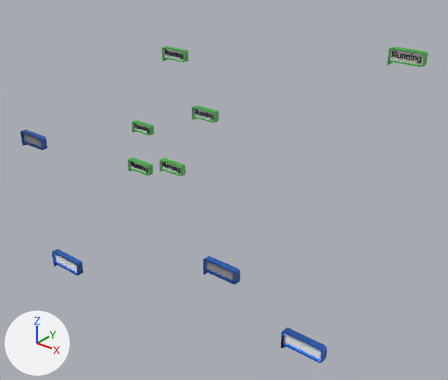
One commit to the glTF model src/assets/glb/laboratory/pop_up_games.glb: the scene before it, then after it.
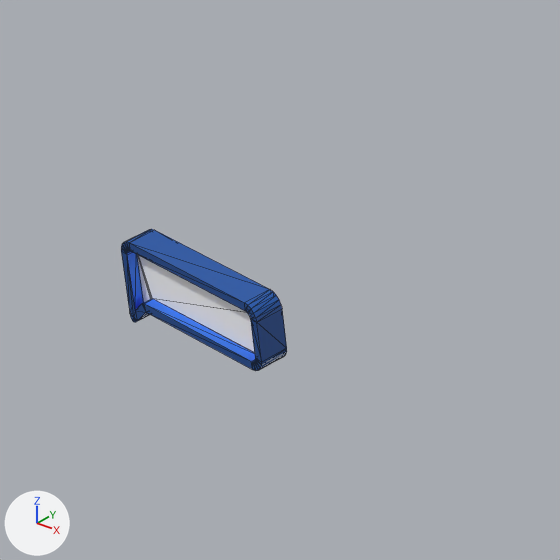
The first picture shows the older version from a camera (50 mm lens) standing at (50.2, -23.3, 29.4) and looking at (21.8, 12.1, 7.5). The close-ups show both versions on the part from 6% to 30% of the width and 54% to 82% of the height of that picture; other places that the commit changed are outside them. Every picture has the same lights, and +X, +Y and +Z are marked at lower left. The close-ups show mesh edges as thin lines. Where no turn or scale is listed for an object, it has been applied to the vertices. Vertices at the same position are counted once.

The first close-up shows 'pop_up_running'.
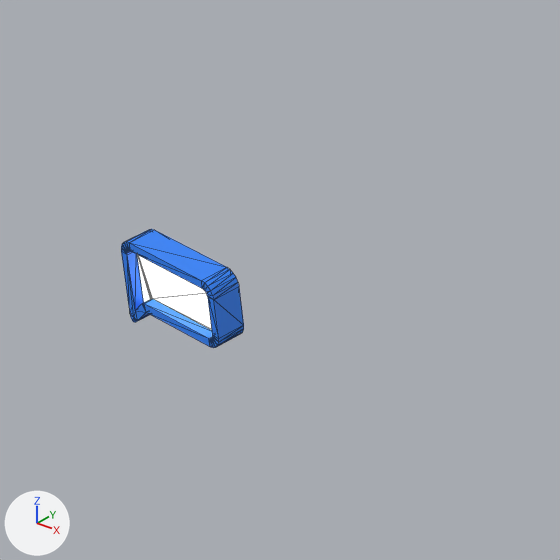
The change, as a diff of the scene's bpy script:
```diff
--- a/src/assets/glb/laboratory/pop_up_games.glb.py
+++ b/src/assets/glb/laboratory/pop_up_games.glb.py
@@ img_pop_up_emission @@
+img_pop_up_emission = load_image('pop_up_EMISSION', '_unpacked/pop_up_EMISSION', 683, 683, 'sRGB')
@@ img_pop_up_texture @@
+img_pop_up_texture = load_image('pop_up_TEXTURE', '_unpacked/pop_up_TEXTURE', 683, 683, 'sRGB')
@@ mat_pop_up_running @@
 n0 = _N.new('ShaderNodeBsdfPrincipled'); n0.name = 'Principled BSDF'
+n0.inputs[28].default_value = 1.0  # 'Emission Strength'
 n1 = _N.new('ShaderNodeOutputMaterial'); n1.name = 'Material Output'
 n2 = _N.new('ShaderNodeTexImage'); n2.name = 'Image Texture'
-n2.image = img_pop_up_running_baking
+n2.image = img_pop_up_emission
+n3 = _N.new('ShaderNodeTexImage'); n3.name = 'Image Texture.001'
+n3.image = img_pop_up_texture
 _L.new(n0.outputs[0], n1.inputs[0])  # 'BSDF' to 'Surface'
-_L.new(n2.outputs[0], n0.inputs[0])  # 'Color' to 'Base Color'
+_L.new(n2.outputs[0], n0.inputs[27])  # 'Color' to 'Emission Color'
+_L.new(n3.outputs[0], n0.inputs[0])  # 'Color' to 'Base Color'
@@ me_pop_up_running @@
 me_pop_up_running.from_pydata(...)  # 152 vertices, 300 faces; spans x -1.49..1.74, y -0.24..0.24, z -0.92..0.59
 # used by ob_pop_up_running; location = (13.5, 2.1, 2.3)
+# me_pop_up_running part 1: all 72 vertices in x 1.49..1.74, y -0.24..0.24, z -0.59..0.59 are moved by (-1.0, 0.0, 0.0)
 me_pop_up_running.materials.append(mat_pop_up_running)
```

Pixel boxes (x1, y1, x2, y2) of what changed, in the close-ups (560 x 560 px; the box of a moved part takes in the faces that stretch with it):
'pop_up_running', surface changed, reshaped (26% narrower, 16% shorter)
    before: (121, 229, 287, 371)
    after: (121, 229, 244, 348)
part 1 of me_pop_up_running, moved or reshaped
    before: (129, 230, 287, 371)
    after: (129, 230, 244, 348)
